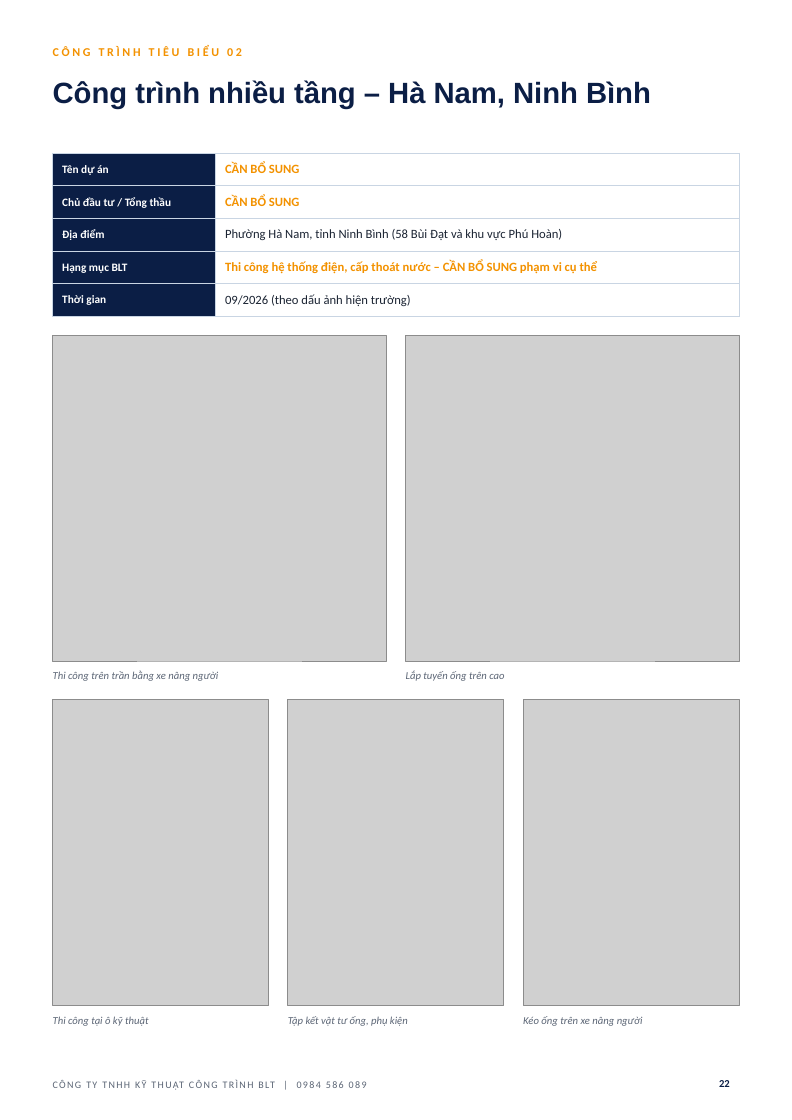
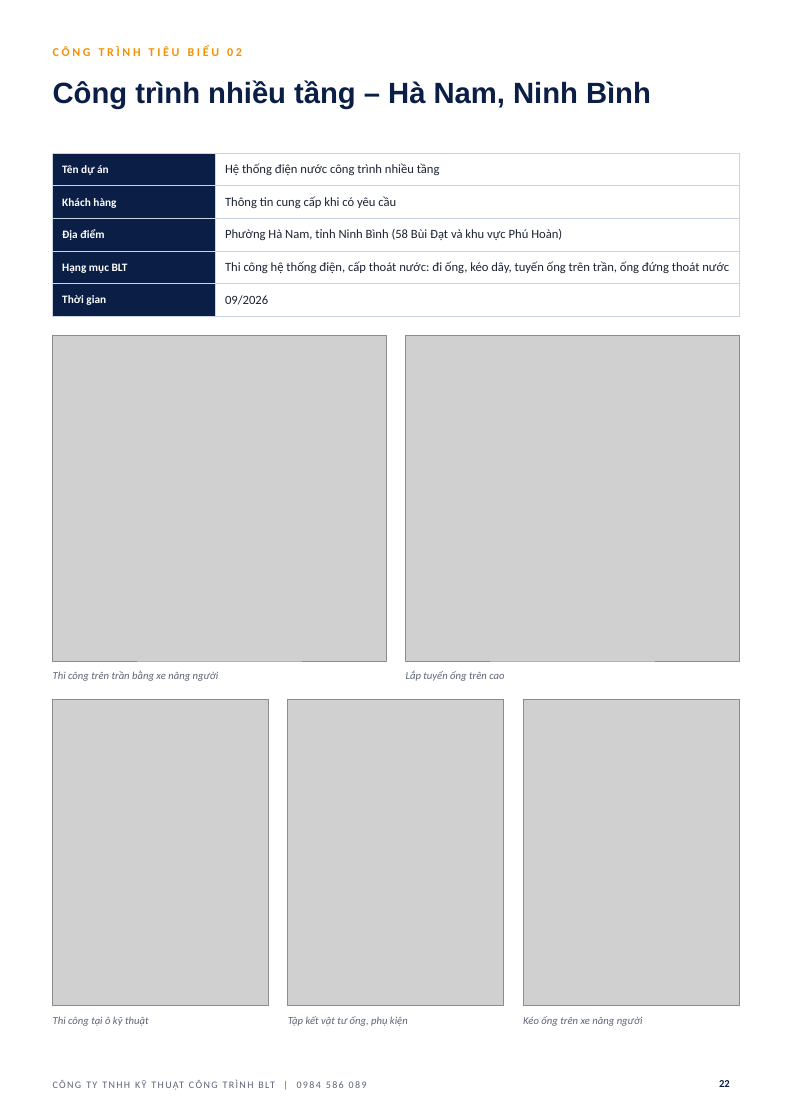
Before and after one commit to haquyenkl2-sys/C-NG-TY-CP-TH-NG-M-I-T-NG-H-P-MINH-PH-T, a slide deck: slide 22 of ho-so-nang-luc-BLT/HO_SO_NANG_LUC_BLT.pptx. Drawn at 792x1120 pixels with LibreOffice and Linux fonts; fonts in the diff are those of the drawing; grey boxes stand for pictures; background and template pictures are left out. Boxes give left, top, right and bottom in pixels: in the first picture for what was removed or moved away, otherwise in the second. Text is boxed around its words. In the diff, an @@ line names an element or a change of style, - is before the commit and + after.

```diff
--- a/ho-so-nang-luc-BLT/HO_SO_NANG_LUC_BLT.pptx
+++ b/ho-so-nang-luc-BLT/HO_SO_NANG_LUC_BLT.pptx
@@ table at (x1=53, y1=153, x2=739, y2=309) @@
-row 1, column 2: CẦN BỔ SUNG
+row 1, column 2: Hệ thống điện nước công trình nhiều tầng
-row 2, column 1: Chủ đầu tư / Tổng thầu
+row 2, column 1: Khách hàng
-row 2, column 2: CẦN BỔ SUNG
+row 2, column 2: Thông tin cung cấp khi có yêu cầu
-row 4, column 2: Thi công hệ thống điện, cấp thoát nước – CẦN BỔ SUNG phạm vi cụ thể
+row 4, column 2: Thi công hệ thống điện, cấp thoát nước: đi ống, kéo dây, tuyến ống trên trần, ống đứng thoát nước
-row 5, column 2: 09/2026 (theo dấu ảnh hiện trường)
+row 5, column 2: 09/2026
```
Also in this commit, not shown: 11 other slides changed, 1 other file.
